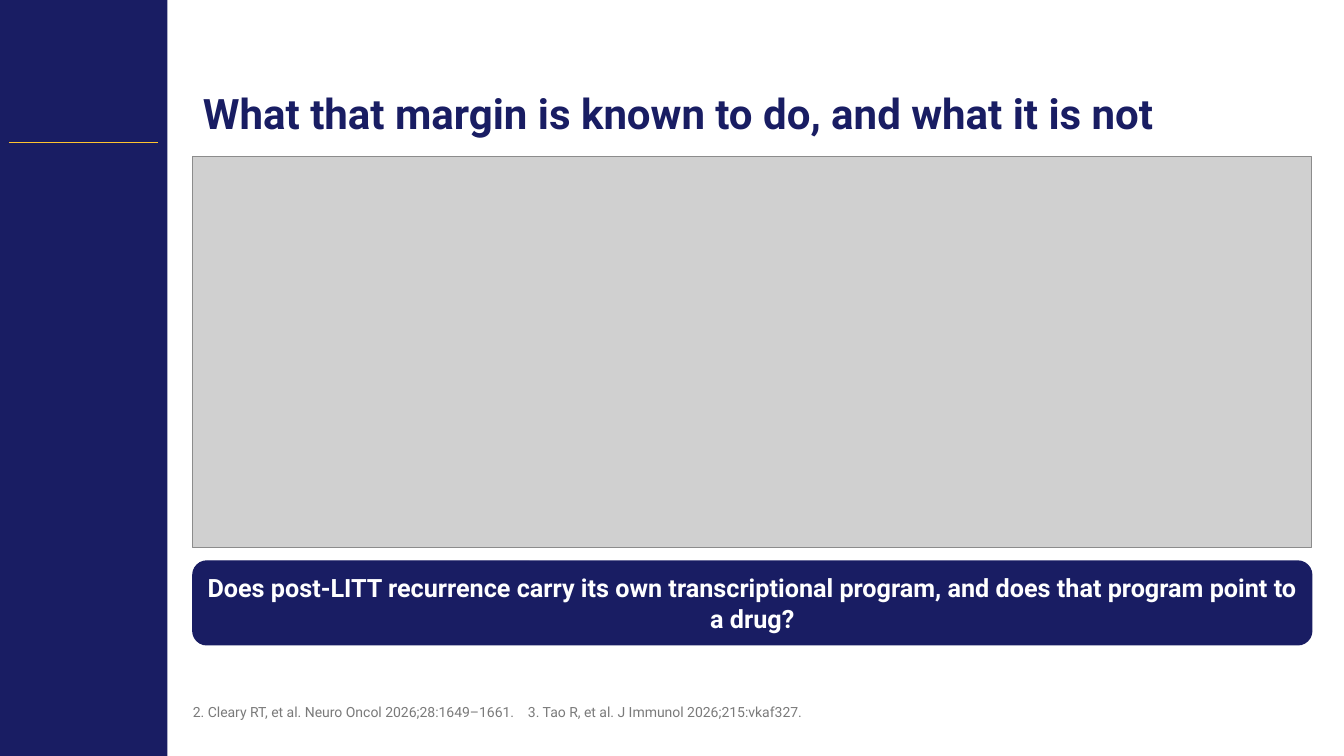
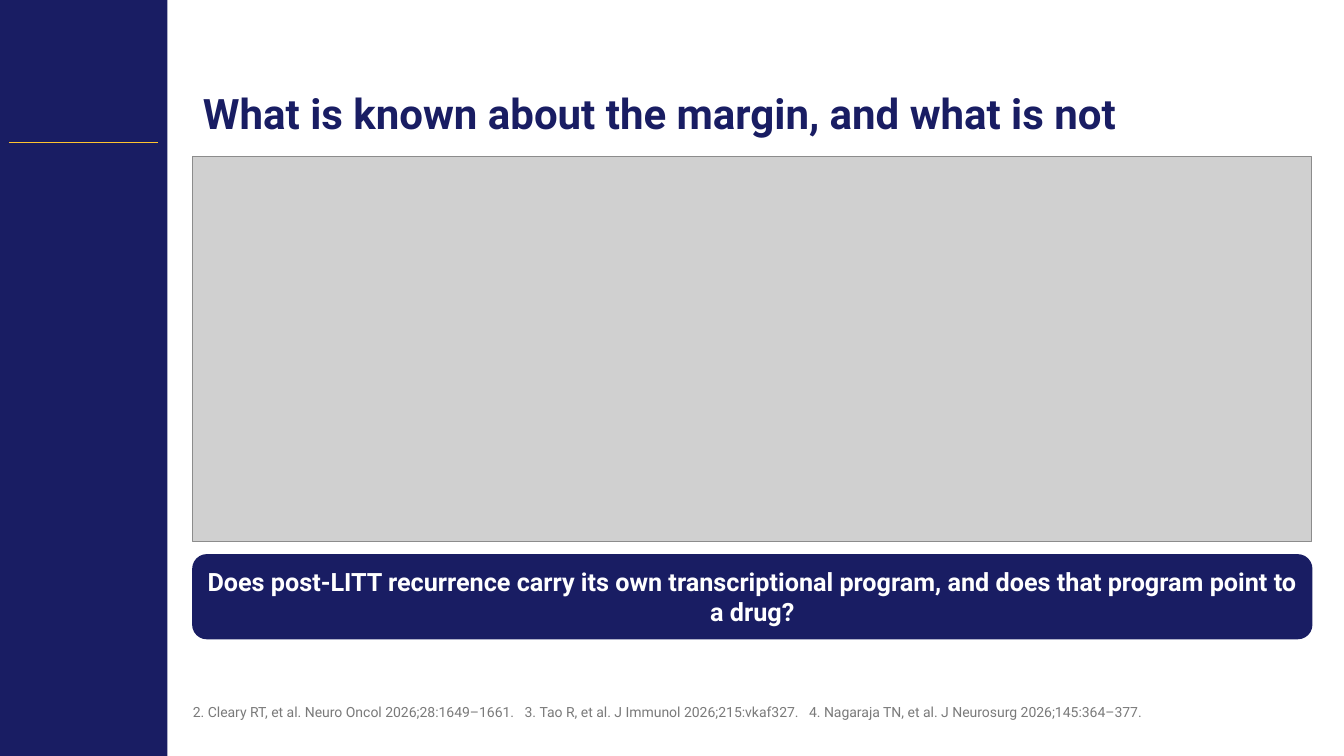
Before and after one commit to Gregory-Schwing-MD-PhD/u251-xenograft-rat-RNASeq-study, a slide deck: slide 4 of SLIDES/CNS2026_Schwing_Abstract418_CNStemplate.pptx. Drawn at 1344x756 pixels with LibreOffice and Linux fonts; fonts in the diff are those of the drawing; grey boxes stand for pictures; background and template pictures are left out. Boxes give left, top, right and bottom in pixels: in the first picture for what was removed or moved away, otherwise in the second. Text is boxed around its words. In the diff, an @@ line names an element or a change of style, - is before the commit and + after.

```diff
--- a/SLIDES/CNS2026_Schwing_Abstract418_CNStemplate.pptx
+++ b/SLIDES/CNS2026_Schwing_Abstract418_CNStemplate.pptx
@@ title at (203, 97, 1115, 138): text changed @@
-What that margin is known to do, and what it is not
+What is known about the margin, and what is not
@@ picture: place and size @@
-picture at (193, 156, 1312, 547)
+picture at (193, 156, 1312, 541)
@@ rounded rectangle "Does post-LITT recurrence carry its ...": place and size @@
-rounded rectangle "Does post-LITT recurrence carry its ..." at (193, 562, 1312, 645)
+rounded rectangle "Does post-LITT recurrence carry its ..." at (193, 555, 1312, 638)
@@ text at (193, 706, 1142, 720): text changed @@
-2. Cleary RT, et al. Neuro Oncol 2026;28:1649–1661. 3. Tao R, et al. J Immunol 2026;215:vkaf327.
+2. Cleary RT, et al. Neuro Oncol 2026;28:1649–1661. 3. Tao R, et al. J Immunol 2026;215:vkaf327. 4. Nagaraja TN, et al. J Neurosurg 2026;145:364–377.
```
Also in this commit, not shown: 16 other slides changed, 7 slides added, 1 slide removed, 51 other files.
